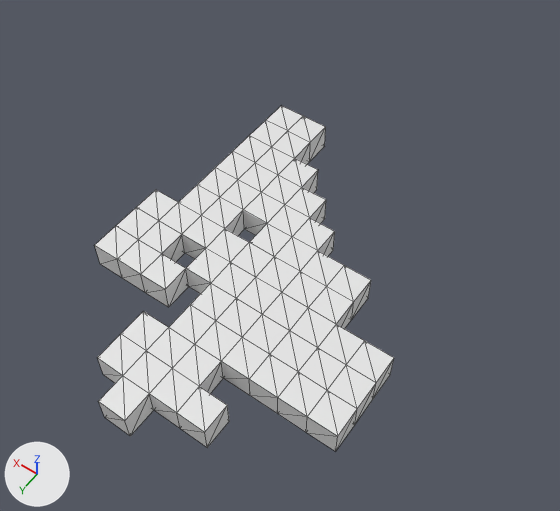
The OBJ model Proyecto/src/LevelTwo/resources/laberinth_level3_2.obj: old version first, new version second.
One viewpoint serves both versions: a 50 mm camera at (-83.0, 142.0, 301.0) aimed at (60.0, -57.0, -12.0). Every picture has the same lights, and +X, +Y and +Z are marked at lower left. Mesh edges are drawn as thin lines. Where no turn or scale is listed for an object, it has been applied to the vertices. Vertices at the same position are counted once.

In view in the first picture: 'laberinth_level3_2'.
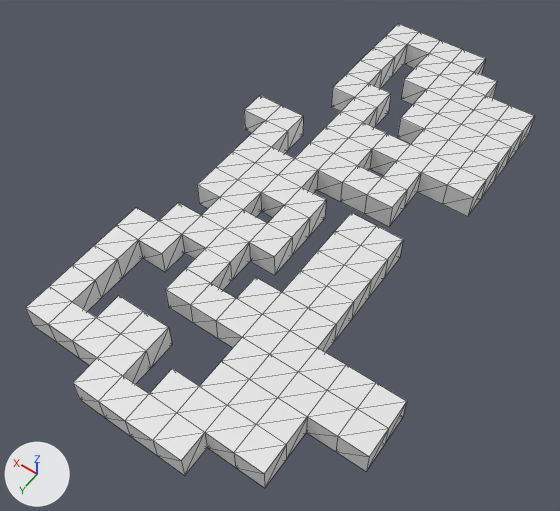
The newer file is also turned or shifted as a whole; pictures and numbers use the older file's frame.

Location of each change, [x1, y1, x2, y2] in pixels of the pictures (560 x 511 px):
'laberinth_level3_2', reshaped (70% wider, 34% taller): before [94, 106, 394, 451]; after [25, 24, 535, 488]
part 1 of me_laberinth_level3_2, added: after [244, 24, 535, 298]
part 2 of me_laberinth_level3_2, built on: before [336, 324, 394, 398]; after [125, 383, 407, 488]
part 3 of me_laberinth_level3_2, built on: before [117, 240, 169, 307]; after [25, 245, 143, 417]
part 4 of me_laberinth_level3_2, deleted: before [169, 305, 221, 386]
part 5 of me_laberinth_level3_2, deleted: before [136, 190, 178, 220]

The change, as a diff of the scene's bpy script:
```diff
--- a/Proyecto/src/LevelTwo/resources/laberinth_level3_2.obj.py
+++ b/Proyecto/src/LevelTwo/resources/laberinth_level3_2.obj.py
@@ me_laberinth_level3_2 @@
 # used by ob_laberinth_level3_2; location = (0.0, 0.0, 0.0)
-me_laberinth_level3_2.from_pydata(...)  # 182 vertices, 434 faces; spans x -22.0..128.0, y -132.0..62.0, z -8.0..8.0
+me_laberinth_level3_2.from_pydata(...)  # 350 vertices, 750 faces; spans x -37.0..128.0, y -237.0..62.0, z -7.0..8.0
+# me_laberinth_level3_2 part 1: 140 vertices added at x -7.0..128.0, y -237.0..-72.0, z -7.0..7.0
+# me_laberinth_level3_2 part 2: 4 vertices removed from x -22.0..-8.0, y -28.0, z -7.0..8.0; 18 vertices added at x -37.0..38.0, y -12.0..62.0, z -7.0..8.0
+# me_laberinth_level3_2 part 3: 2 vertices removed from x 98.0, y 2.0..3.0, z -8.0..8.0; 20 vertices added at x 83.0..128.0, y 18.0..62.0, z -7.0..8.0
+# me_laberinth_level3_2 part 4: 2 vertices removed from x 52.0, y 18.0, z -8.0..7.0
+# me_laberinth_level3_2 part 5: 2 vertices removed from x 128.0, y -42.0, z -7.0..8.0
```
